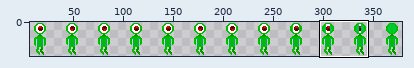
A sprite sheet gets an edit: InvadidoZin/Jogo/Assets/Zin_Idle.png. The first picture is a wide view before the edit; the outline marks the close-up.
Close-up. Old version:
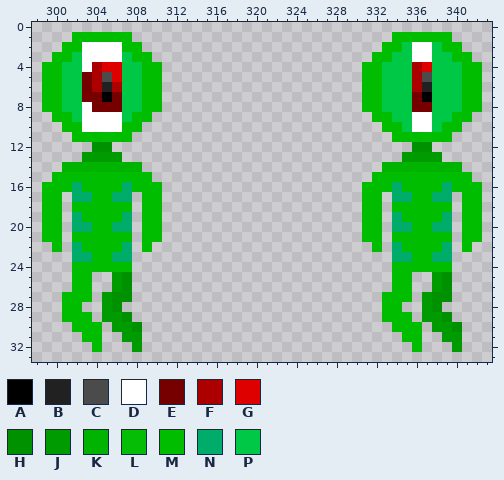
The file is 386x34 pixels. Pixels under 10% opacity are left out. Colours within 5 levels of each other are drawn and written as one. Shown: x 298..343, y 0..33. The wide view leaves out empty margins. The commit also changed other parts of the picture, which this record leaves out.
Palette (. is transparent): A #000000  B #212121  C #4b4b4b  D #ffffff  E #760000  F #ac0000  G #de0000  H #009100  J #009b00  K #00b300  L #00bd00f9  M #00bd00  N #00ac69  P #00c847
After:
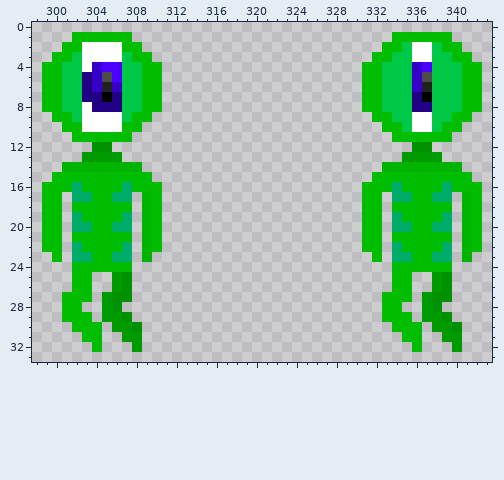
Edits made:
@@ palette @@
-E #760000
+E #210083
-F #ac0000
+F #3700c8
-G #de0000
+G #4c00ff
@@ x 298..343 @@
 16 .MMMNMMMMNMMM....................MMMNMMMMNMMM.
-17 .MM.NNMMNN.MM....................MM.NNMMNN.MM.
-18 .MM.MMMMMM.MM....................MM.MMMMMM.MM.
-19 .MM.NMMMMN.MM....................MM.NMMMMN.MM.
-20 .MM.NNMMNN.MM....................MM.NNMMNN.MM.
-21 .MM.MMMMMM.MM....................MM.MMMMMM.MM.
-22 ..M.NMMMMN.M......................M.NMMMMN.M..
-23 ....NNMMNN..........................NNMMNN....
+17 .MM.NNMMNN.KM....................MM.NNMMNN.KM.
+18 .MM.MMMMMM.KM....................MM.MMMMMM.KM.
+19 .MM.NMMMMN.KM....................MM.NMMMMN.KM.
+20 .MM.NNMMNN.KM....................MM.NNMMNN.KM.
+21 .MM.MMMMMM.KM....................MM.MMMMMM.KM.
+22 .MM.NMMMMN.KM....................MM.NMMMMN.KM.
+23 ..M.NNMMNN.K......................M.NNMMNN.K..
 24 ....MMMMMM..........................MMMMMM....
Changed places in both close-ups, as pixel boxes (x1, y1, x2, y2):
changed: (82, 62, 122, 112)
changed: (412, 62, 432, 112)
changed: (142, 192, 162, 262)
changed: (462, 192, 482, 262)
added: (42, 242, 62, 262)
added: (362, 242, 382, 262)
